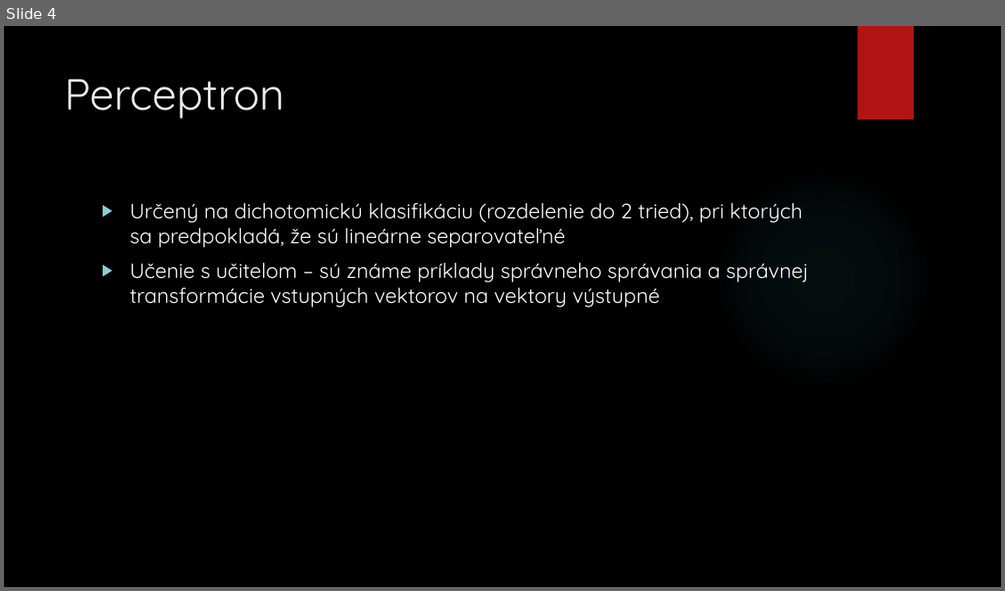
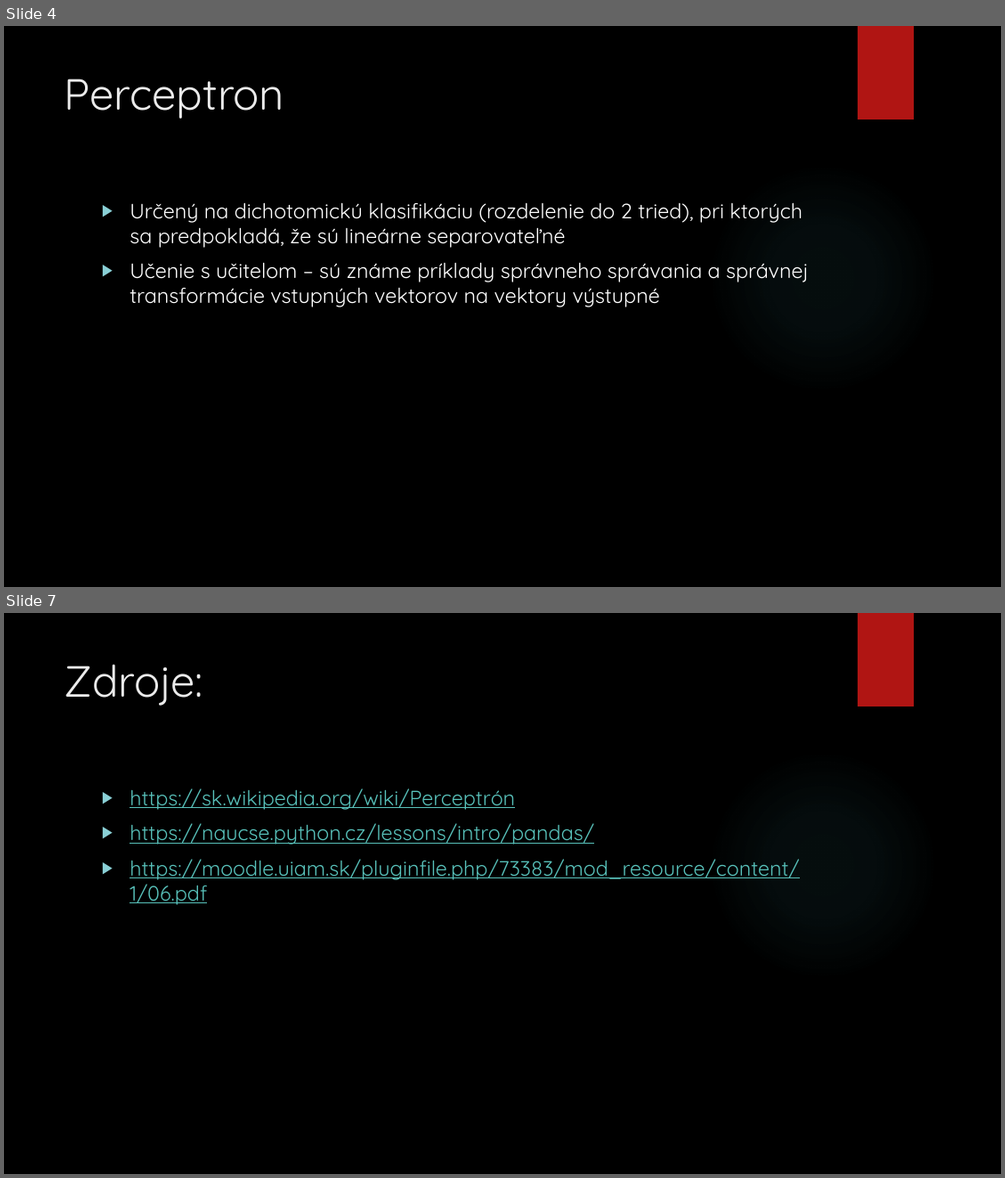
Before and after one commit to georgeob/Centes_NS2020, a slide deck: projekt_Centes.pptx. Shown one above the other, each under a label of ours: slide 4 before the commit, slides 4 and 7 after it; the slides between them are not shown. The pictures are 1005x591 and 1005x1178 pixels, drawn with LibreOffice and Linux fonts; fonts in the diff are those of the drawing; background and template pictures are left out. Boxes give left, top, right and bottom in pixels: in the first picture for what was removed or moved away, otherwise in the second. Text is boxed around its words. In the diff, an @@ line names an element or a change of style, - is before the commit and + after.

```diff
--- a/projekt_Centes.pptx
+++ b/projekt_Centes.pptx
@@ slide 7 added at (x1=4, y1=613, x2=1001, y2=1174), background picture (left out); not listed: 2 template elements that a slide beside it also shows @@
@@ title added at (x1=65, y1=664, x2=203, y2=706), 42 pt, text #EBEBEB @@
+Zdroje:
@@ text added at (x1=129, y1=788, x2=799, y2=905), 20 pt, text #58C1BA, underline @@
+▶ https://sk.wikipedia.org/wiki/Perceptrón
+▶ https://naucse.python.cz/lessons/intro/pandas/
+▶ https://moodle.uiam.sk/pluginfile.php/73383/mod_resource/content/1/06.pdf
```
Also in this commit, not shown: 1 slide changed, 2 other slides added.
